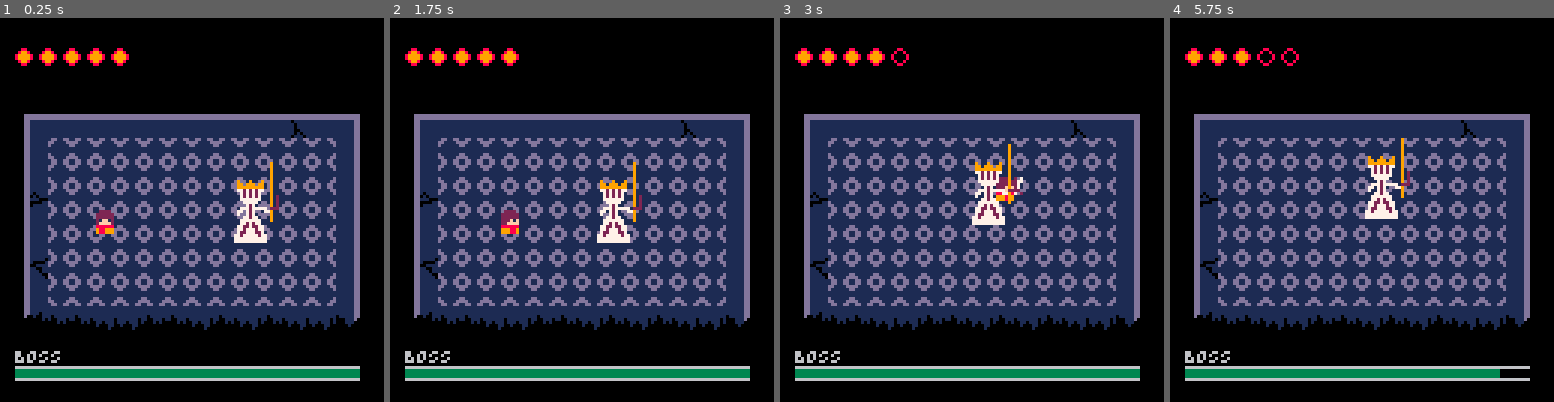
Above: before the commit, frames 1-4 (left to right).
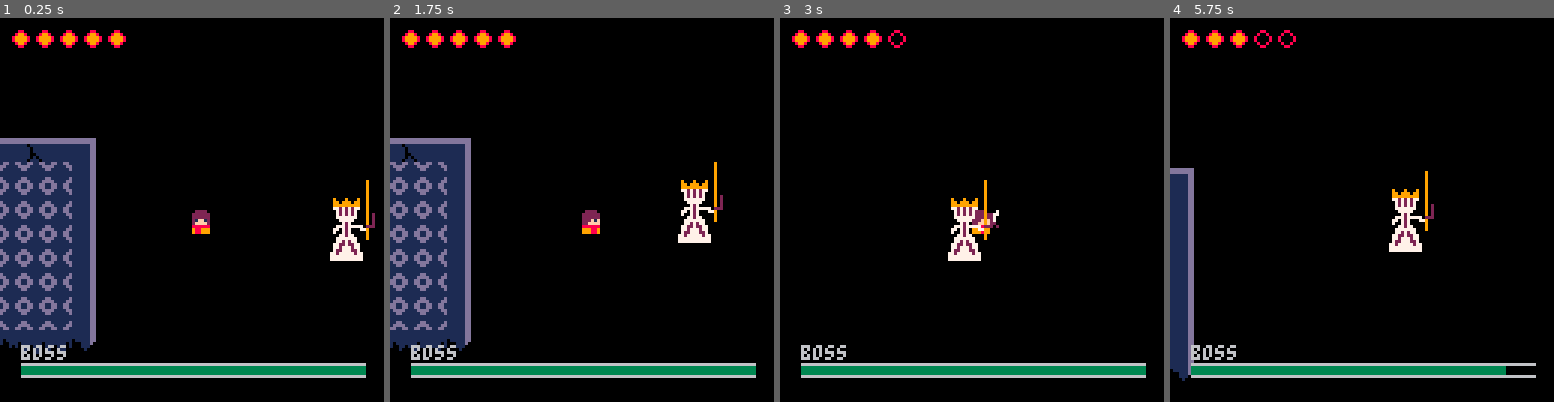
Above: after the commit, the same moments.

Repository: bombadil444/pico-realms
Game: PICO-8 cartridge realms.p8
The game is run twice, just before and just after one commit, with the same random seed, the same clock (stepped at 60 frames per second) and the same inputs.
Inputs:
- Up to frame 1 (0.25 s): no input
- Up to frame 2 (1.75 s): tap X (X key) at 0.33, 1.07 s; hold Right from 1.6 s (still down)
- Up to frame 3 (3 s): tap X (X key) at 1.85, 2.97 s; release Right at 2.1 s; hold Up 2.15-2.42 s; hold Right from 2.47 s (still down)
- Up to frame 4 (5.75 s): release Right at 3.03 s; hold Left 3.08-3.58 s; hold Down 3.63-3.97 s; hold Right 4.02-4.68 s; tap X (X key) at 4.08, 5.2 s; hold Up 4.73-5.03 s; hold Left 5.08-5.68 s; hold Down from 5.73 s (still down)

The runs differ from the first frame. In frame 1, 50% of the frame differs, in the area x 0-98%, y 3-95%; in frame 2, 52%; in frame 3, 52%; in frame 4, 55%, in the area x 0-96%, y 3-95%.

Commit message:
made camera follow player

Diff:
--- a/realms.p8
+++ b/realms.p8
@@ -75,7 +75,10 @@
 
 function _draw()
     cls()
-    map(0,0)
+
+    camera(player.x - 64, player.y - 64)
+
+    map(0,0,0,0)
     if player.y >= enemy.y + enemy.height * tile_size / 2 then
         enemy.draw()
         player.draw()
@@ -92,10 +95,10 @@
 end
 
 function draw_hud(p, e)
-    draw_health(5, 10, 39, 40, 8, p)
+    draw_health(p.x - 60, p.y - 60, 39, 40, 8, p)
     if not enemy.dead then
-        draw_health(5, 115, 41, 42, 1, e)
-        print('BOSS', 5, 110)
+        draw_health(p.x - 57, p.y + 50, 41, 42, 1, e)
+        print('boss', p.x - 57, p.y + 45)
     end
 end
 
@@ -121,8 +124,8 @@
 function new_player()
     local p = {}
 
-    p.x = 4 * tile_size
-    p.y = 8 * tile_size
+    p.x = 19 * tile_size
+    p.y = 7 * tile_size
     p.width = 5
     p.height = 7
     p.speed = 1.3
@@ -269,7 +272,7 @@
     if enem_type == 'worm' then
         e = init_enemy(4,4,1,2,'worm_idle')
     elseif enem_type == 'knight_queen' then
-        e = init_enemy(10,6,2,4,'knight_queen')
+        e = init_enemy(25,6,2,4,'knight_queen')
     end
 
     return e
